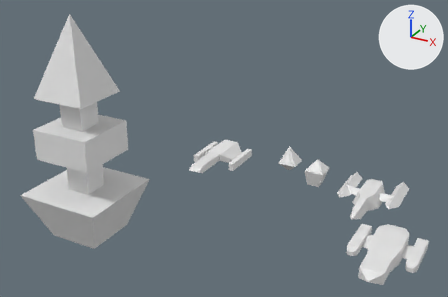
A saved change to the Blender file shippy1.blend.
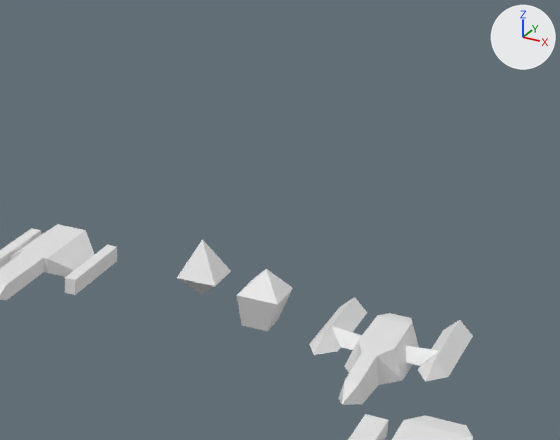
Each version is shown whole from a camera (50 mm lens) standing at (22.7, -46.8, 28.8) and looking at (-6.6, 6.6, 2.1), then close up on the part from 45% to 100% of the width and 14% to 79% of the height. The axes (+X, +Y, +Z) are drawn at upper right. The lights are the same throughout.

In view in the first close-up: 'Emularns', 'Grabons', 'Shippy', 'rock', 'rock.001'.
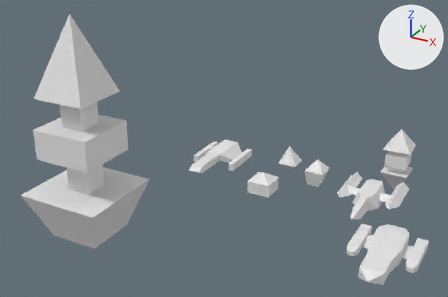
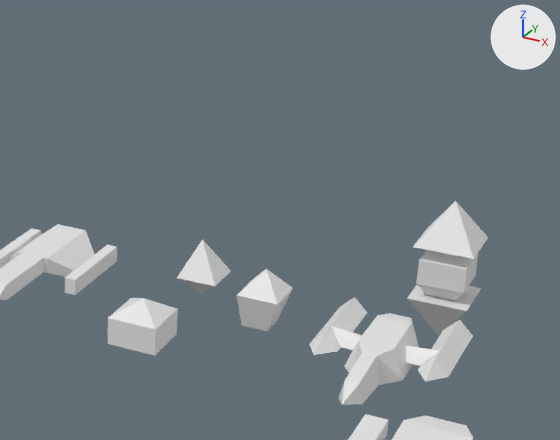
Pixel boxes (x1, y1, x2, y2) of what changed, in the close-ups (560 x 440 px):
'nav_sattilite', added: after (407, 201, 488, 336)
'mine', added: after (107, 298, 178, 356)

Edits to the bpy script that builds the scene:
```text
Add me_cube_007:
    me_cube_007.from_pydata([(0.0, 0.0, -1.29), (0.0, 0.0, 1.49), (1.17, -1.17, 0.75), (1.17, -1.17, -0.55), (1.17, 1.17, 0.75), (1.17, 1.17, -0.55), (-1.17, 1.17, 0.75), (-1.17, 1.17, -0.55), (-1.17, -1.17, -0.55), (-1.17, -1.17, 0.75)], [], [(9, 6, 7, 8), (6, 4, 5, 7), (4, 2, 3, 5), (2, 9, 8, 3), (0, 3, 8), (2, 1, 9), (0, 5, 3), (4, 1, 2), (0, 7, 5), (6, 1, 4), (0, 8, 7), (9, 1, 6)])
Add me_cube_006:
    me_cube_006.from_pydata(...)  # 26 vertices, 22 faces; spans x -1.49..1.49, y -1.49..1.49, z -4.1..3.33
Add ob_mine:
    ob_mine = bpy.data.objects.new('mine', me_cube_007)
    ob_mine.location = (-0.93, 4.42, 0.0)
Add ob_nav_sattilite:
    ob_nav_sattilite = bpy.data.objects.new('nav_sattilite', me_cube_006)
    ob_nav_sattilite.location = (9.28, 18.09, 0.0)
```
